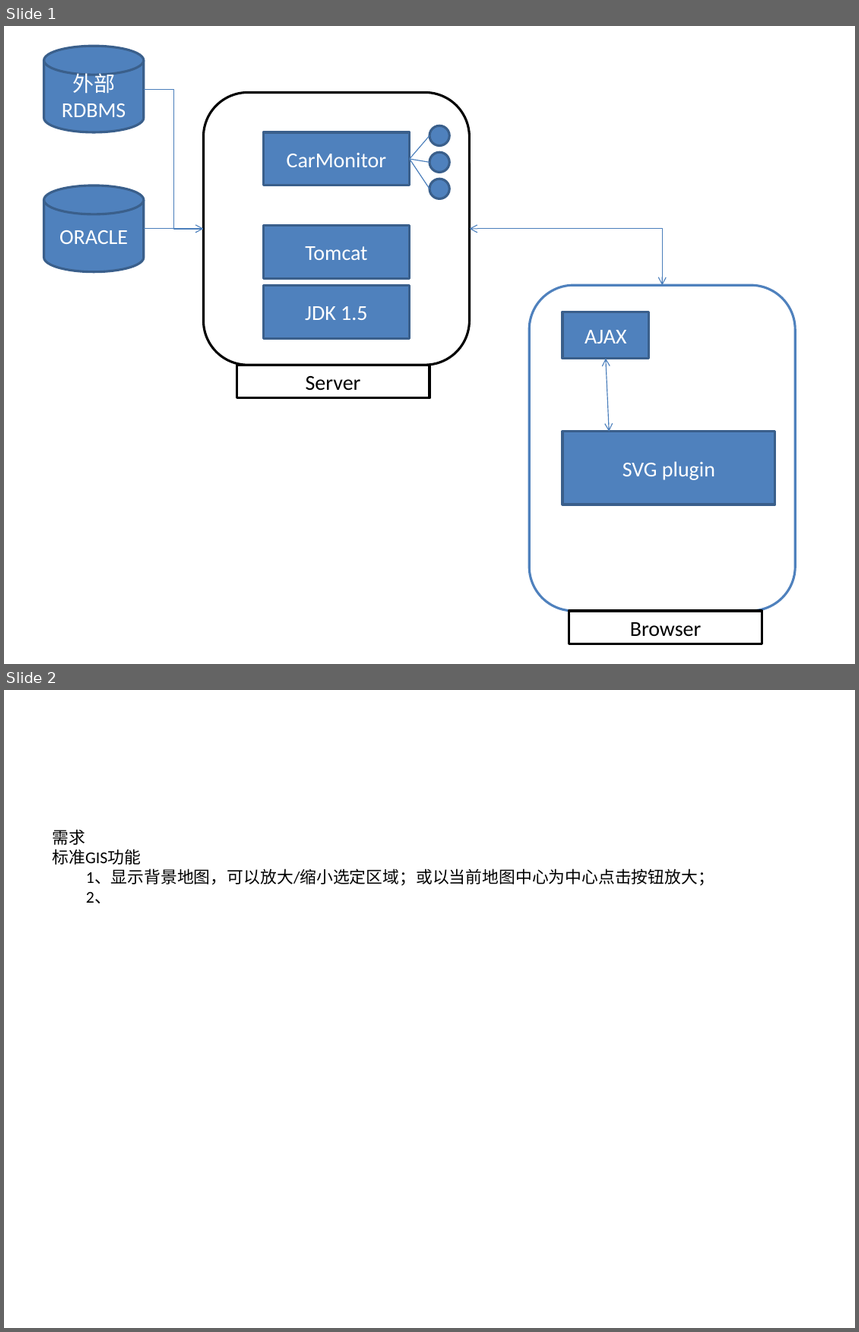
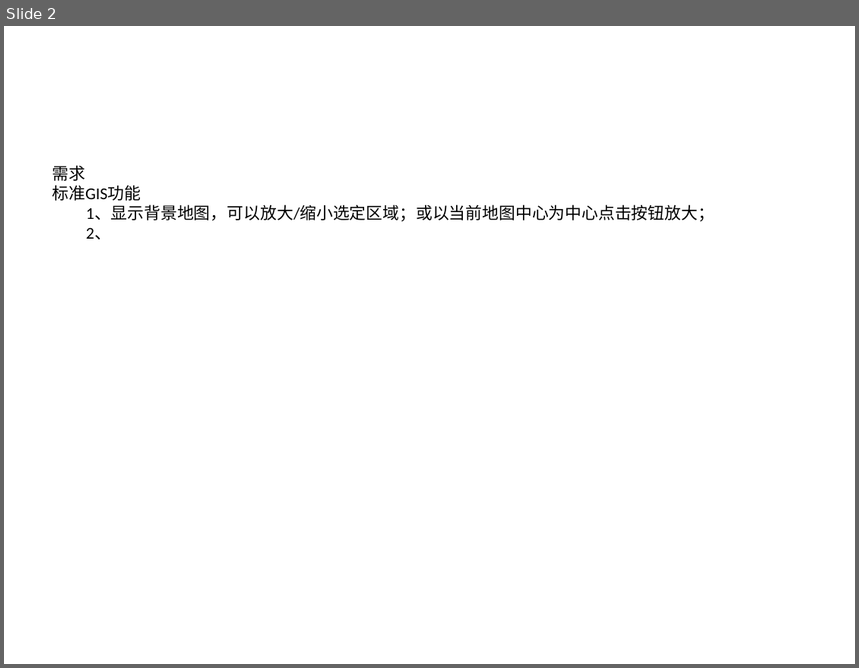
Before and after one commit to huhongjun/mygis, a slide deck: docu/arch.pptx. Shown one above the other, each under a label of ours: slides 1 and 2 before the commit, slide 2 after it. The pictures are 859x1332 and 859x668 pixels, drawn with LibreOffice and Linux fonts; fonts in the diff are those of the drawing. Boxes give left, top, right and bottom in pixels: in the first picture for what was removed or moved away, otherwise in the second. Text is boxed around its words. In the diff, an @@ line names an element or a change of style, - is before the commit and + after.

```diff
--- a/docu/arch.pptx
+++ b/docu/arch.pptx
@@ slide 1 removed at <box>4,26,855,664</box>, background #FFFFFF @@
@@ cylinder removed at <box>44,46,144,132</box> @@
-外部RDBMS
@@ elbow arrow removed from (144, 89) to (203, 229) @@
@@ rounded rectangle removed at <box>203,92,470,365</box> @@
@@ rectangle removed at <box>264,132,410,186</box> @@
-CarMonitor
@@ line removed from (410, 159) to (430, 135) @@
@@ ellipse removed at <box>430,126,449,145</box> @@
@@ line removed from (410, 159) to (430, 162) @@
@@ line removed from (410, 159) to (430, 189) @@
@@ ellipse removed at <box>430,152,449,172</box> @@
@@ cylinder removed at <box>44,185,144,272</box> @@
-ORACLE
@@ ellipse removed at <box>430,180,449,199</box> @@
@@ elbow line removed from (144, 229) to (203, 229) @@
@@ rectangle removed at <box>264,225,410,279</box> @@
-Tomcat
@@ elbow double arrow removed from (470, 229) to (662, 286) @@
@@ rectangle removed at <box>264,286,410,339</box> @@
-JDK 1.5
@@ rounded rectangle removed at <box>529,286,796,612</box> @@
@@ rectangle removed at <box>563,312,649,359</box> @@
-AJAX
@@ rectangle removed at <box>237,365,430,398</box> @@
-Server
@@ double arrow removed from (606, 359) to (609, 432) @@
@@ rectangle removed at <box>563,432,775,506</box> @@
-SVG plugin
@@ rectangle removed at <box>569,612,762,645</box> @@
-Browser
```
Also in this commit, not shown: 2 slides added, 6 other files.
